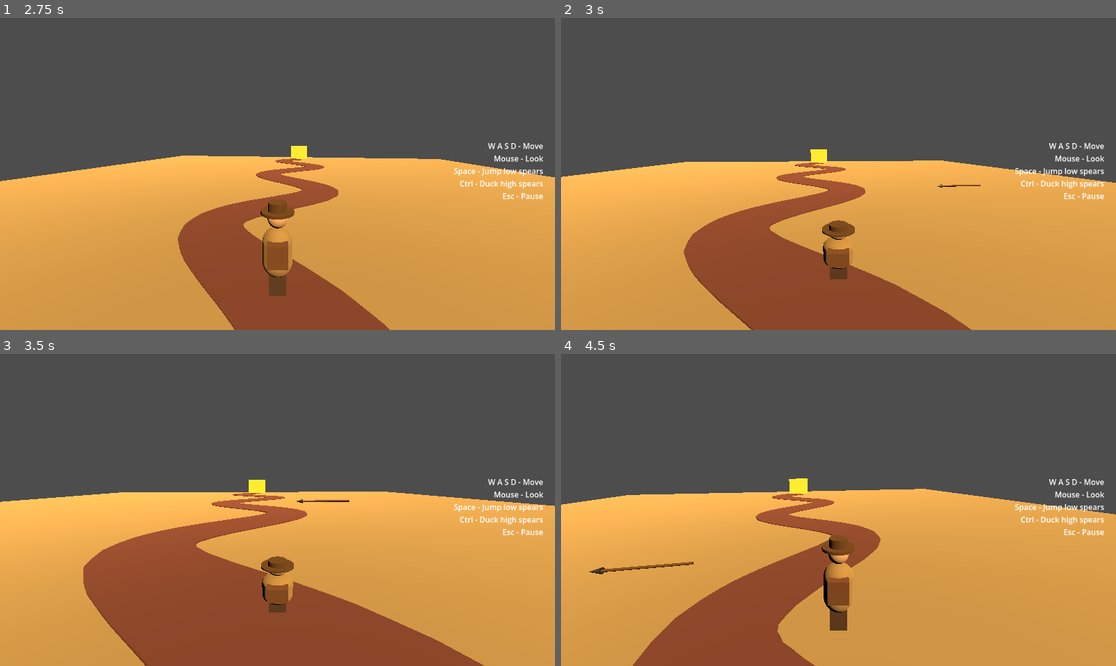
Above: before the commit, frames 1-4 (two rows, left to right).
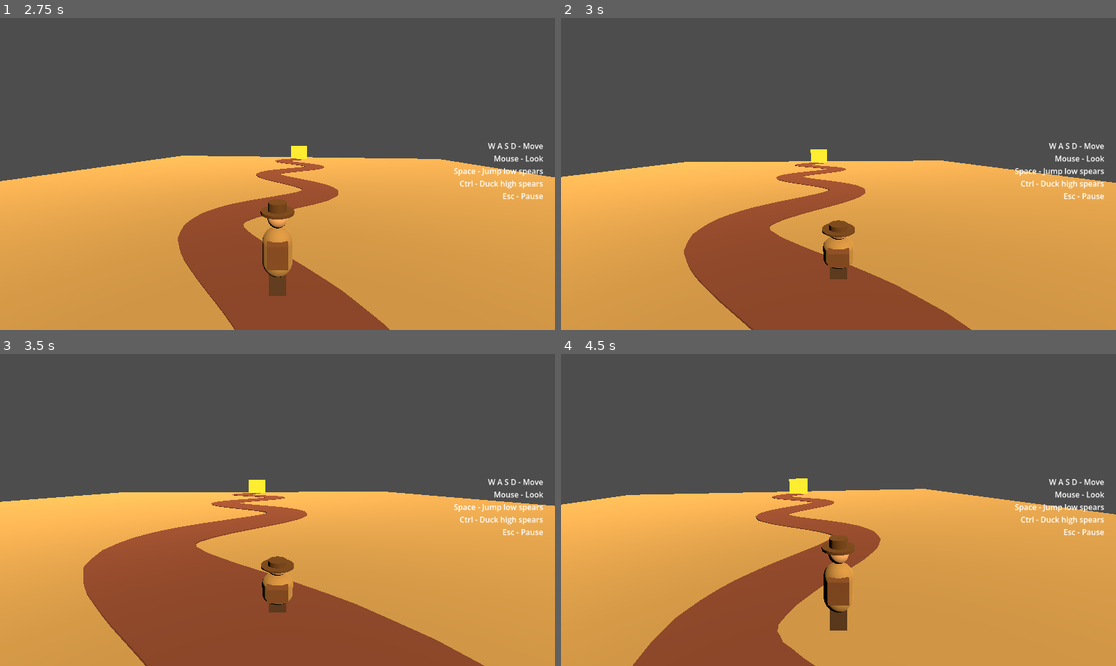
Above: after the commit, the same moments.

Repository: AnubisGott/The-Mystery-of-the-Pharaoh
Game: Godot game, scene res://main/main.tscn
Same seed, same stepped clock (60 frames per second), same inputs: the game is played once before the commit and once after it.
Inputs (mouse positions are in pixels of both pictures, inside the frame that each line leads up to):
- Up to frame 1 (2.75 s): click "Enter the Tomb" at 0.5 s; tap Enter at 1.25 s; move the mouse to (305, 174) at 1.27 s; hold Ctrl (duck) 1.28-2.03 s; hold W (move_forward) from 1.28 s (still down); tap Space (jump) at 1.52, 1.55, 1.82, 2.1, 2.27, 2.57 s; move the mouse to (249, 174) at 2.02 s; tap Ctrl (duck) at 2.3 s
- Up to frame 2 (3 s): keep holding W (move_forward); move the mouse to (849, 167) at 2.77 s; hold Ctrl (duck) from 2.78 s (still down)
- Up to frame 3 (3.5 s): keep holding W (move_forward); keep holding Ctrl (duck); tap Space (jump) at 3.05 s
- Up to frame 4 (4.5 s): keep holding W (move_forward); move the mouse to (832, 516) at 3.52 s; release Ctrl (duck) at 3.53 s; tap Ctrl (duck) at 3.6 s; tap Space (jump) at 3.77, 4.07, 4.35 s; move the mouse to (877, 513) at 4.27 s

Frame 1 is identical in both runs. In frame 2, less than 0.1% of the frame differs, in the area x 67-76%, y 53-55%; in frame 3, less than 0.1%; in frame 4, 0.2%, in the area x 5-24%, y 66-71%.

Commit message:
Add spear practice zone at the path start
Two spears repeat forever at the same fixed spot just ahead of
the spawn, alternating low (jump) and high (duck). Random spears
are suppressed until the player has passed the practice zone.

Co-Authored-By: Claude Fable 5 <noreply@anthropic.com>

Diff:
--- a/levels/path.gd
+++ b/levels/path.gd
@@ -15,11 +15,20 @@
 const SPEAR_LOW_Y: float = 0.35
 const SPEAR_HIGH_Y: float = 1.5
 
+# Practice zone: two spears repeat at the same fixed spot near the
+# start (low then high) so jump and duck can be tried safely. Random
+# spears only begin past it.
+const PRACTICE_Z: float = 13.0
+const PRACTICE_INTERVAL: float = 2.4
+const RANDOM_SPEARS_START_Z: float = 8.0
+
 @onready var player: CharacterBody3D = $Player
 @onready var track: Path3D = $Track
 
 var _spawn_transform: Transform3D
 var _spear_timer: Timer
+var _practice_timer: Timer
+var _practice_high: bool = false
 
 
 func _ready() -> void:
@@ -31,6 +40,12 @@
 	_spear_timer.timeout.connect(_on_spear_timer_timeout)
 	add_child(_spear_timer)
 	_restart_spear_timer()
+
+	_practice_timer = Timer.new()
+	_practice_timer.wait_time = PRACTICE_INTERVAL
+	_practice_timer.timeout.connect(_on_practice_timer_timeout)
+	add_child(_practice_timer)
+	_practice_timer.start()
 
 
 func _build_curve() -> Curve3D:
@@ -63,17 +78,24 @@
 
 
 func _on_spear_timer_timeout() -> void:
-	_spawn_spear()
+	if player.global_position.z < RANDOM_SPEARS_START_Z:
+		_spawn_random_spear()
 	_restart_spear_timer()
+
+
+func _on_practice_timer_timeout() -> void:
+	_spawn_spear_at(PRACTICE_Z, _practice_high, _practice_high)
+	_practice_high = not _practice_high
 
 
 # A spear crosses the path slightly ahead of the player, from a random
 # side and at random height: low ones are jumped, high ones are ducked.
-func _spawn_spear() -> void:
+func _spawn_random_spear() -> void:
 	var target_z: float = clamp(player.global_position.z - randf_range(3.0, 9.0), END_Z, START_Z)
-	var from_left := randf() < 0.5
-	var is_high := randf() < 0.5
+	_spawn_spear_at(target_z, randf() < 0.5, randf() < 0.5)
 
+
+func _spawn_spear_at(target_z: float, is_high: bool, from_left: bool) -> void:
 	var spear := SPEAR_SCENE.instantiate()
 	spear.direction = Vector3.RIGHT if from_left else Vector3.LEFT
 	spear.position = Vector3(
